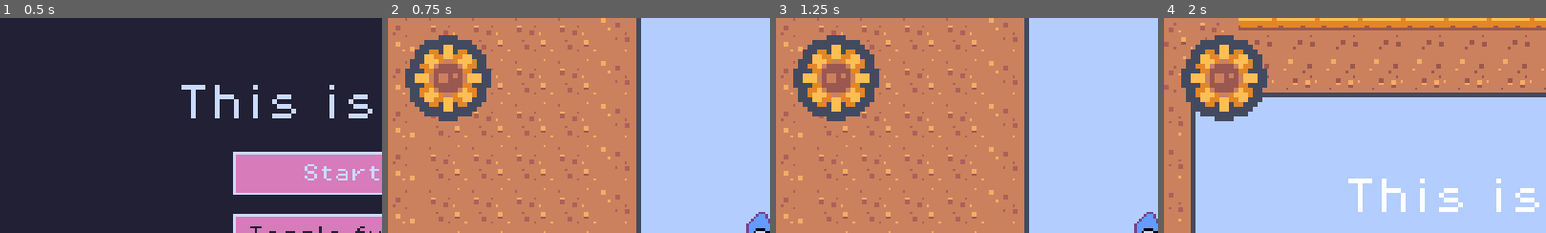
Above: before the commit, frames 1-4 (left to right).
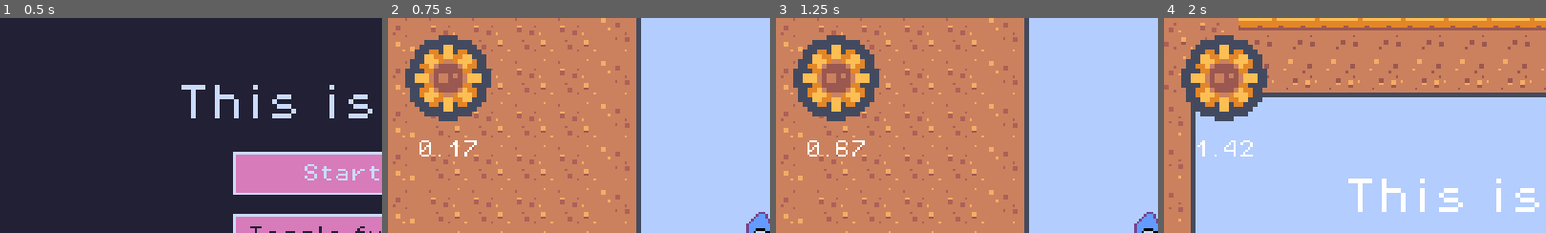
Above: after the commit, the same moments.

Repository: yndajas/ludum-dare-54
Game: Godot game, scene res://scenes/main_menu.tscn
The game is run twice, just before and just after one commit, with the same random seed, the same clock (stepped at 60 frames per second) and the same inputs. Sound files missing from this copy of the repository are replaced by a short silence.
Inputs (mouse positions are % of the whole screen's width and height, from its top left):
- Up to frame 1 (0.5 s): no input
- Up to frame 2 (0.75 s): click "Start game" at 0.5 s
- Up to frame 3 (1.25 s): no input
- Up to frame 4 (2 s): tap Enter at 1.25 s; move the mouse to (72, 45) at 1.27 s; hold Right (move_right) from 1.28 s (still down); hold M (toggle_music) from 1.28 s (still down); tap Space (jump) at 1.52 s
The pictures show only the part of the screen within x 0-50%, y 0-50%; the shares and areas given below are measured in that part.

Frame 1 is identical in both runs. In frame 2, 0.3% of the frame differs, in the area x 8-24%, y 56-65%; in frame 3, 0.3%; in frame 4, 0.3%.

Commit message:
Display time elapsed

Diff:
--- a/scenes/level_1.tscn
+++ b/scenes/level_1.tscn
@@ -469,6 +469,15 @@
 scale = Vector2(4, 4)
 texture = ExtResource("2_s1a1b")
 
+[node name="Time" type="RichTextLabel" parent="CanvasLayer"]
+offset_top = 102.0
+offset_right = 100.0
+offset_bottom = 118.0
+theme_override_fonts/normal_font = ExtResource("1_hrp24")
+theme_override_font_sizes/normal_font_size = 16
+bbcode_enabled = true
+text = "[center]0.00"
+
 [node name="LevelIndicator" type="RichTextLabel" parent="."]
 offset_left = 8.0
 offset_top = -56.0
@@ -516,6 +525,8 @@
 [node name="Music" type="AudioStreamPlayer" parent="."]
 volume_db = -20.0
 
+[node name="Timer" type="Timer" parent="."]
+
 [connection signal="body_entered" from="Door1" to="." method="_on_door_1_body_entered"]
 [connection signal="body_entered" from="Door2" to="." method="_on_door_2_body_entered"]
 [connection signal="finished" from="Music" to="." method="_on_music_finished"]
--- a/scripts/level_1.gd
+++ b/scripts/level_1.gd
@@ -2,6 +2,7 @@
 
 @export var music_tracks: Array[AudioStreamWAV]
 var stream: AudioStreamWAV
+var time_elapsed: float = 0.0
 
 # Called when the node enters the scene tree for the first time.
 func _ready() -> void:
@@ -10,7 +11,9 @@
 
 # Called every frame. 'delta' is the elapsed time since the previous frame.
 func _process(delta: float) -> void:
-	pass
+	time_elapsed += delta
+	var time_elapsed_rounded_string: String = "%.2f" % time_elapsed
+	$CanvasLayer/Time.text = "[center]" + time_elapsed_rounded_string
 
 func _input(event: InputEvent) -> void:
 	if event.is_action_pressed("return_to_main_menu"):
Not shown, changed: todo.md
